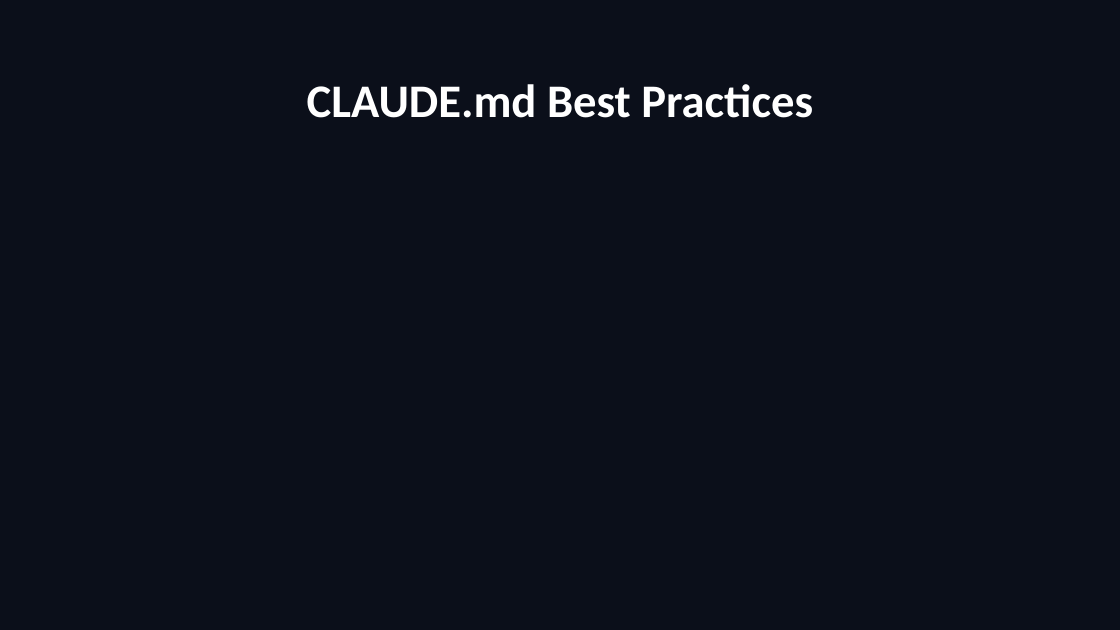
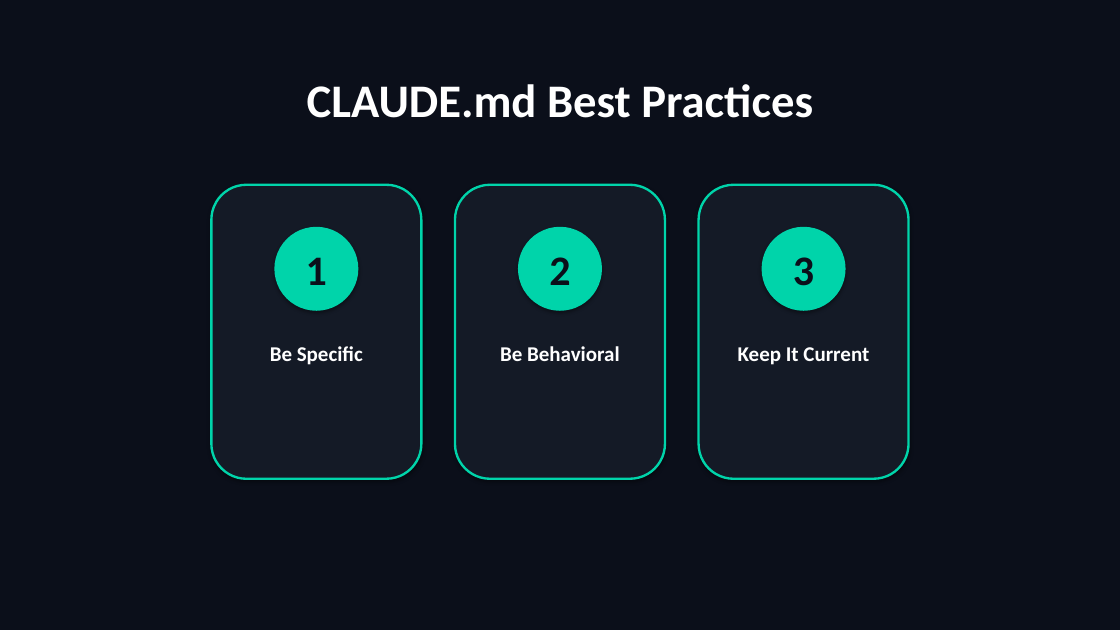
Before and after one commit to scottrhay/AIA-ClaudeCopilot, a slide deck: slide 34 of slides/Day2_Claude_Code_Fundamentals.pptx. Drawn at 1120x630 pixels with LibreOffice and Linux fonts; fonts in the diff are those of the drawing. Boxes give left, top, right and bottom in pixels: in the first picture for what was removed or moved away, otherwise in the second. Text is boxed around its words. In the diff, an @@ line names an element or a change of style, - is before the commit and + after.

Commit message:
fix: regenerate Day 2 — fix code wrap, section dividers, empty slides
Root cause: code handler had word_wrap=False causing wrap=none in XML,
making all code text extend off-screen. Fixed to word_wrap=True.
Section dividers now show subtitles. All 117 slides populated.

```diff
--- a/slides/Day2_Claude_Code_Fundamentals.pptx
+++ b/slides/Day2_Claude_Code_Fundamentals.pptx
@@ rounded rectangle added at <box>212,185,422,479</box>, fill #141A26, outline #00D4AA 2 pt @@
@@ rounded rectangle added at <box>455,185,665,479</box>, fill #141A26, outline #00D4AA 2 pt @@
@@ rounded rectangle added at <box>699,185,909,479</box>, fill #141A26, outline #00D4AA 2 pt @@
@@ ellipse added at <box>275,227,359,311</box>, fill #00D4AA @@
@@ ellipse added at <box>518,227,602,311</box>, fill #00D4AA @@
@@ ellipse added at <box>762,227,846,311</box>, fill #00D4AA @@
@@ text added at <box>306,257,327,285</box>, 36 pt, text #0B0F1A, bold @@
+1
@@ text added at <box>549,257,570,285</box>, 36 pt, text #0B0F1A, bold @@
+2
@@ text added at <box>793,257,814,286</box>, 36 pt, text #0B0F1A, bold @@
+3
@@ text added at <box>270,346,363,365</box>, 18 pt, text #FFFFFF, bold @@
+Be Specific
@@ text added at <box>500,346,619,361</box>, 18 pt, text #FFFFFF, bold @@
+Be Behavioral
@@ text added at <box>738,347,869,365</box>, 18 pt, text #FFFFFF, bold @@
+Keep It Current
```
Also in this commit, not shown: 34 other slides changed, 51 slides added, 48 slides removed.
